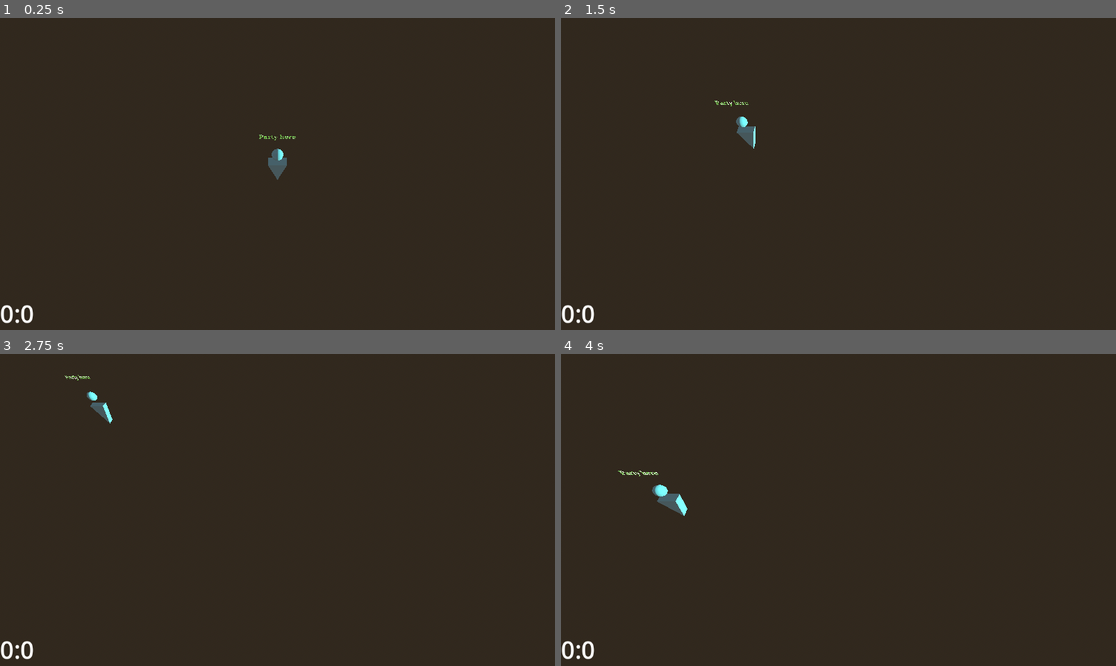
Above: before the commit, frames 1-4 (two rows, left to right).
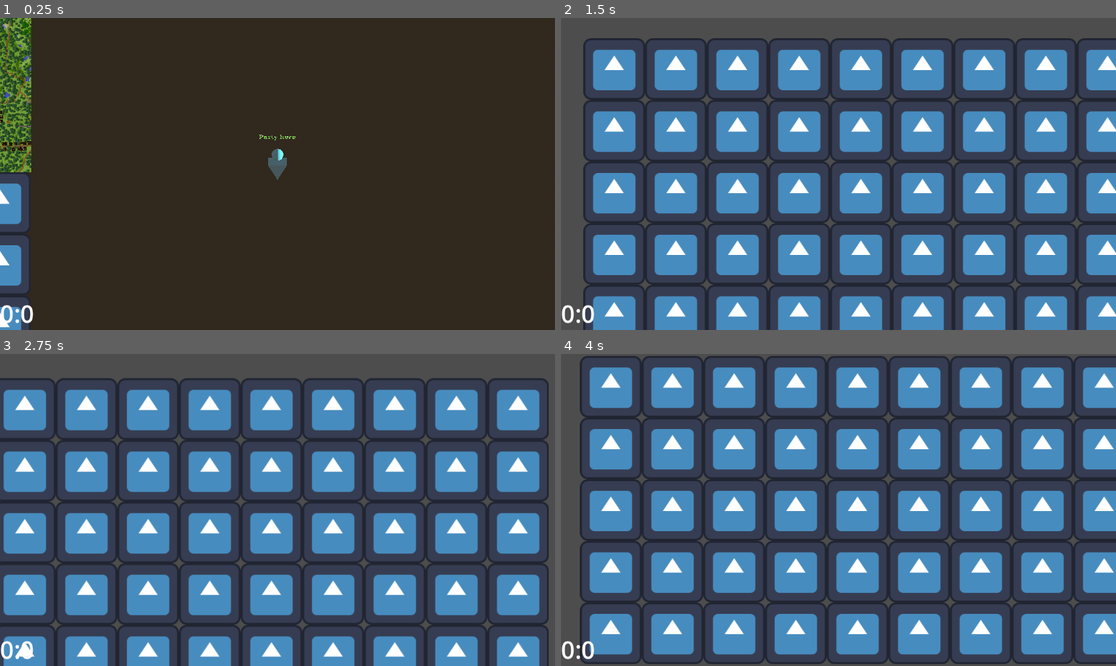
Above: after the commit, the same moments.

Repository: thomascrow01/godot-map
Game: Godot game, scene res://testscene.tscn
The game is run twice, just before and just after one commit, with the same random seed, the same clock (stepped at 60 frames per second) and the same inputs. The engine's default icon, where the game draws it, is replaced by a stand-in: a white triangle on a blue panel in a dark square.
Inputs (mouse positions are in pixels of both pictures, inside the frame that each line leads up to):
- Up to frame 1 (0.25 s): no input
- Up to frame 2 (1.5 s): tap Enter at 0.5 s; move the mouse to (960, 158) at 0.52 s; hold D (right) 0.53-1.28 s; tap Mouse wheel up (zoom_in) at 0.6 s; click (960, 158) at 0.67 s; tap Mouse wheel down (zoom_out) at 0.8, 1.35 s; move the mouse to (727, 189) at 1.27 s; hold S (down) from 1.28 s (still down); click (727, 189) at 1.42 s
- Up to frame 3 (2.75 s): tap Mouse wheel up (zoom_in) at 1.55 s; move the mouse to (333, 441) at 2.02 s; release S (down) at 2.03 s; press the mouse at (333, 441) at 2.03 s; hold D (right) from 2.03 s (still down); tap Mouse wheel down (zoom_out) at 2.3 s
- Up to frame 4 (4 s): move the mouse to (810, 572) at 2.77 s; release D (right) at 2.78 s; release the mouse at (810, 572) at 2.78 s; hold W (up) 2.78-3.53 s; tap Mouse wheel up (zoom_in) at 2.85 s; click (810, 572) at 2.92 s; move the mouse to (1005, 556) at 3.52 s; hold A (left) from 3.53 s (still down); tap Mouse wheel down (zoom_out) at 3.6 s; click (1005, 556) at 3.67 s

The runs differ from the first frame. In frame 1, 5.1% of the frame differs, in the area x 0-6%, y 0-100%; in frame 2, 91%; in frame 3, 92%, in the area x 0-100%, y 0-100%; in frame 4, 91%.

Commit message:
messing with more 2d

Diff:
--- /dev/null
+++ b/dndmap-godot/scenes/enviroment_prefabs/square_ground.tres
@@ -0,0 +1,11 @@
+[gd_resource type="BoxMesh" load_steps=3 format=3 uid="uid://cowai8g8wy81f"]
+
+[sub_resource type="PlaceholderTexture2D" id="PlaceholderTexture2D_se24r"]
+
+[sub_resource type="StandardMaterial3D" id="StandardMaterial3D_iop3c"]
+albedo_color = Color(0, 0, 0, 1)
+normal_texture = SubResource("PlaceholderTexture2D_se24r")
+
+[resource]
+material = SubResource("StandardMaterial3D_iop3c")
+size = Vector3(128, 32, 128)
--- a/dndmap-godot/scenes/enviroment_prefabs/square_ground.tscn
+++ b/dndmap-godot/scenes/enviroment_prefabs/square_ground.tscn
@@ -1,14 +1,6 @@
-[gd_scene load_steps=4 format=3 uid="uid://c2pnhcsk3j8r4"]
+[gd_scene load_steps=2 format=3 uid="uid://c2pnhcsk3j8r4"]
 
-[sub_resource type="PlaceholderTexture2D" id="PlaceholderTexture2D_se24r"]
-
-[sub_resource type="StandardMaterial3D" id="StandardMaterial3D_iop3c"]
-albedo_color = Color(0, 0, 0, 1)
-normal_texture = SubResource("PlaceholderTexture2D_se24r")
-
-[sub_resource type="BoxMesh" id="BoxMesh_j8njj"]
-material = SubResource("StandardMaterial3D_iop3c")
-size = Vector3(128, 32, 128)
+[ext_resource type="BoxMesh" uid="uid://cowai8g8wy81f" path="res://scenes/enviroment_prefabs/square_ground.tres" id="1_iop3c"]
 
 [node name="SquareGround" type="MeshInstance3D"]
-mesh = SubResource("BoxMesh_j8njj")
+mesh = ExtResource("1_iop3c")
--- a/dndmap-godot/scripts/camera_pivot.gd
+++ b/dndmap-godot/scripts/camera_pivot.gd
@@ -3,6 +3,7 @@
 #created: 10.08.2025
 
 @onready var cam2d: Camera2D = get_node_or_null("Camera2D")
+@onready var cam3d: Camera3D = get_node_or_null("Camera3D")
 
 
 # Called when the node enters the scene tree for the first time.
@@ -17,4 +18,14 @@
 	var movement = Input.get_vector("left", "right", "up", "down")
 
 	position = position + Vector3(movement.x, 0.0, movement.y) * 7.5
-	cam2d.position += movement * 5.0
+	cam2d.position += movement * 7.5
+
+func _input(event: InputEvent) -> void:
+	if event.is_action("zoom_in"):
+		cam3d.make_current()
+		cam2d.enabled = false
+		return
+	if event.is_action("zoom_out"):
+		cam2d.enabled = true
+		cam3d.clear_current()
+		return
--- a/dndmap-godot/scripts/tile.gd
+++ b/dndmap-godot/scripts/tile.gd
@@ -13,7 +13,7 @@
 var collision: CollisionShape3D
 
 @onready var sprite: Sprite2D = get_node_or_null("Sprite2D")
-@onready var collider_2d: CollisionShape2D = get_node_or_null("CollisionShape2D")
+@onready var collider_2d: CollisionObject2D = get_node_or_null("Area2D")
 @onready var screen_notifier_2d: VisibleOnScreenNotifier2D = get_node_or_null("VisibleOnScreenNotifier2D")
 
 @export var terrain: Array[String] ## Used for deciding how tough it is to travel
@@ -47,6 +47,7 @@
 		screen_notifier_2d = VisibleOnScreenNotifier2D.new()
 		sprite.add_child(screen_notifier_2d)
 		screen_notifier_2d.screen_entered.connect(_load_visuals_2d)
+		screen_notifier_2d.screen_exited.connect(_unload_sprite)
 
 
 	if tile_resource and tile_resource.location:
@@ -93,15 +94,20 @@
 		collision.shape = box_shape
 
 	if !collider_2d:
-		collider_2d = CollisionShape2D.new()
+
+		collider_2d = Area2D.new()
 		sprite.add_child(collider_2d)
-		# TODO look at methods and such from this
 
+		var collision_2d = CollisionShape2D.new()
+		collider_2d.add_child(collision_2d)
+		collision_2d.shape = RectangleShape2D.new()
+		collision_2d.shape.size = Vector2(128.0,128.0)
 
 
 
 	# TODO signal for mouse_entered, mouse_exited and input_event from collider
 	collider.mouse_entered.connect(mouse_entered)
+	collider_2d.mouse_entered.connect(mouse_entered)
 	fog.visible = !explored
 
 func explore(val: bool) -> void:
@@ -121,6 +127,7 @@
 	if !enviroment:
 		if !tile_resource or !tile_resource.enviroment_link:
 			enviroment = preload("res://scenes/enviroment_prefabs/square_ground.tscn").instantiate()
+			tile_resource.enviroment_link = "res://scenes/enviroment_prefabs/square_ground.tres"
 		elif tile_resource and tile_resource.enviroment_link:
 			enviroment = MeshInstance3D.new()
 
@@ -136,18 +143,26 @@
 		_load_mesh()
 
 func _load_mesh() -> void:
-	enviroment.mesh = load(tile_resource.enviroment_link)
+	if tile_resource.enviroment_link:
+		enviroment.mesh = load(tile_resource.enviroment_link)
+	else:
+		pass
 
 func _load_visuals_2d() -> void:
 	if sprite:
 		_load_sprite()
+	else:
+		sprite.texture = placeholder_sprite
+
+func _unload_sprite() -> void:
+	sprite.texture = null
 
 func _load_sprite() -> void:
-	print(tile_resource.map_link)
+	#print(tile_resource.map_link)
 	if tile_resource.map_link:
 		sprite.texture = load(tile_resource.map_link)
 	else:
-		#sprite.texture = placeholder_sprite
+		sprite.texture = placeholder_sprite
 		pass
 
 func mouse_entered() -> void:
--- a/dndmap-godot/testscene.tscn
+++ b/dndmap-godot/testscene.tscn
@@ -21,6 +21,78 @@
 tiles = Dictionary[Vector2i, ExtResource("3_scc5w")]({})
 default_terrain = ""
 metadata/_custom_type_script = "uid://bh7hqt12wv1lm"
+
+[sub_resource type="SystemFont" id="SystemFont_fy0p5"]
+font_names = PackedStringArray("OpenDyslexic", "Ubuntu", "Sans-Serif")
+
+[sub_resource type="StandardMaterial3D" id="StandardMaterial3D_j8njj"]
+emission_enabled = true
+emission = Color(0.529879, 0.982205, 0, 1)
+emission_energy_multiplier = 0.75
+
+[sub_resource type="TextMesh" id="TextMesh_hkdkl"]
+material = SubResource("StandardMaterial3D_j8njj")
+text = "Party here"
+font = SubResource("SystemFont_fy0p5")
+depth = 0.01
+
+[sub_resource type="Resource" id="Resource_egudy"]
+script = ExtResource("8_j8njj")
+display_name = "Frosh"
+icon_link = ""
+model_link = ""
+metadata/_custom_type_script = "uid://bm73rxjfk5nmm"
+
+[sub_resource type="Resource" id="Resource_01clm"]
+script = ExtResource("8_j8njj")
+display_name = "Grenoi"
+icon_link = ""
+model_link = ""
+metadata/_custom_type_script = "uid://bm73rxjfk5nmm"
+
+[sub_resource type="Resource" id="Resource_gr5bc"]
+script = ExtResource("8_j8njj")
+display_name = "Mildred"
+icon_link = ""
+model_link = ""
+metadata/_custom_type_script = "uid://bm73rxjfk5nmm"
+
+[sub_resource type="Resource" id="Resource_b847t"]
+script = ExtResource("8_j8njj")
+display_name = "Benny"
+icon_link = ""
+model_link = ""
+metadata/_custom_type_script = "uid://bm73rxjfk5nmm"
+
+[sub_resource type="Resource" id="Resource_eg22t"]
+script = ExtResource("9_hkdkl")
+party_name = "Swamp House Rock"
+characters = Array[ExtResource("8_j8njj")]([SubResource("Resource_egudy"), SubResource("Resource_01clm"), SubResource("Resource_gr5bc"), SubResource("Resource_b847t")])
+location = Vector2i(-17, 6)
+explored = Array[Vector2i]([])
+metadata/_custom_type_script = "uid://b3uam1rlkdixt"
+
+[sub_resource type="StandardMaterial3D" id="StandardMaterial3D_hkdkl"]
+albedo_color = Color(0.210174, 0.802478, 0.7935, 1)
+emission_enabled = true
+emission = Color(0.266575, 0.266575, 0.266575, 1)
+
+[sub_resource type="PrismMesh" id="PrismMesh_j8njj"]
+material = SubResource("StandardMaterial3D_hkdkl")
+size = Vector3(0.5, 0.75, 0.25)
+
+[sub_resource type="StandardMaterial3D" id="StandardMaterial3D_egudy"]
+albedo_color = Color(0.210174, 0.802478, 0.7935, 1)
+emission_enabled = true
+emission = Color(0.266575, 0.266575, 0.266575, 1)
+
+[sub_resource type="SphereMesh" id="SphereMesh_hkdkl"]
+material = SubResource("StandardMaterial3D_egudy")
+radius = 0.15
+height = 0.3
+
+[sub_resource type="FogMaterial" id="FogMaterial_j8njj"]
+density = -0.5
 
 [sub_resource type="Resource" id="Resource_ldgie"]
 script = ExtResource("5_egudy")
@@ -205,78 +277,6 @@
 volumetric_fog_length = 2048.0
 volumetric_fog_temporal_reprojection_enabled = false
 
-[sub_resource type="SystemFont" id="SystemFont_fy0p5"]
-font_names = PackedStringArray("OpenDyslexic", "Ubuntu", "Sans-Serif")
-
-[sub_resource type="StandardMaterial3D" id="StandardMaterial3D_j8njj"]
-emission_enabled = true
-emission = Color(0.529879, 0.982205, 0, 1)
-emission_energy_multiplier = 0.75
-
-[sub_resource type="TextMesh" id="TextMesh_hkdkl"]
-material = SubResource("StandardMaterial3D_j8njj")
-text = "Party here"
-font = SubResource("SystemFont_fy0p5")
-depth = 0.01
-
-[sub_resource type="Resource" id="Resource_egudy"]
-script = ExtResource("8_j8njj")
-display_name = "Frosh"
-icon_link = ""
-model_link = ""
-metadata/_custom_type_script = "uid://bm73rxjfk5nmm"
-
-[sub_resource type="Resource" id="Resource_01clm"]
-script = ExtResource("8_j8njj")
-display_name = "Grenoi"
-icon_link = ""
-model_link = ""
-metadata/_custom_type_script = "uid://bm73rxjfk5nmm"
-
-[sub_resource type="Resource" id="Resource_gr5bc"]
-script = ExtResource("8_j8njj")
-display_name = "Mildred"
-icon_link = ""
-model_link = ""
-metadata/_custom_type_script = "uid://bm73rxjfk5nmm"
-
-[sub_resource type="Resource" id="Resource_b847t"]
-script = ExtResource("8_j8njj")
-display_name = "Benny"
-icon_link = ""
-model_link = ""
-metadata/_custom_type_script = "uid://bm73rxjfk5nmm"
-
-[sub_resource type="Resource" id="Resource_eg22t"]
-script = ExtResource("9_hkdkl")
-party_name = "Swamp House Rock"
-characters = Array[ExtResource("8_j8njj")]([SubResource("Resource_egudy"), SubResource("Resource_01clm"), SubResource("Resource_gr5bc"), SubResource("Resource_b847t")])
-location = Vector2i(-17, 6)
-explored = Array[Vector2i]([])
-metadata/_custom_type_script = "uid://b3uam1rlkdixt"
-
-[sub_resource type="StandardMaterial3D" id="StandardMaterial3D_hkdkl"]
-albedo_color = Color(0.210174, 0.802478, 0.7935, 1)
-emission_enabled = true
-emission = Color(0.266575, 0.266575, 0.266575, 1)
-
-[sub_resource type="PrismMesh" id="PrismMesh_j8njj"]
-material = SubResource("StandardMaterial3D_hkdkl")
-size = Vector3(0.5, 0.75, 0.25)
-
-[sub_resource type="StandardMaterial3D" id="StandardMaterial3D_egudy"]
-albedo_color = Color(0.210174, 0.802478, 0.7935, 1)
-emission_enabled = true
-emission = Color(0.266575, 0.266575, 0.266575, 1)
-
-[sub_resource type="SphereMesh" id="SphereMesh_hkdkl"]
-material = SubResource("StandardMaterial3D_egudy")
-radius = 0.15
-height = 0.3
-
-[sub_resource type="FogMaterial" id="FogMaterial_j8njj"]
-density = -0.5
-
 [sub_resource type="SystemFont" id="SystemFont_hkdkl"]
 font_names = PackedStringArray("Z003")
 
@@ -287,34 +287,16 @@
 data = SubResource("Resource_fy0p5")
 metadata/_custom_type_script = "uid://dr6ahwxcixptp"
 
-[node name="TimeWeather" type="Node3D" parent="." node_paths=PackedStringArray("time_label")]
-script = ExtResource("4_hkdkl")
-time_label = NodePath("../UI/HBoxContainer/Time")
-date_time = SubResource("Resource_ldgie")
-
-[node name="DayCycle" type="AnimationPlayer" parent="TimeWeather"]
-root_node = NodePath("../DirectionalLight3D")
-libraries = {
-&"": SubResource("AnimationLibrary_scc5w")
-}
-
-[node name="DirectionalLight3D" type="DirectionalLight3D" parent="TimeWeather"]
-transform = Transform3D(-3.61999e-06, 0, 1, 0, 1, 0, -1, 0, -3.61999e-06, 0, 0, 0)
-shadow_enabled = true
-script = ExtResource("5_scc5w")
-
-[node name="WorldEnvironment" type="WorldEnvironment" parent="TimeWeather"]
-environment = SubResource("Environment_b56k5")
-
 [node name="CameraPivot" type="Node3D" parent="."]
 transform = Transform3D(1, 0, 0, 0, 0.540242, 0.84151, 0, -0.84151, 0.540242, 0, 0, 0)
 script = ExtResource("4_asog6")
 
 [node name="Camera3D" type="Camera3D" parent="CameraPivot"]
 transform = Transform3D(1, 0, 0, 0, 1, 2.98023e-08, 0, -2.98023e-08, 1, 7.62939e-06, -63.3049, 351.713)
+current = true
 
 [node name="Camera2D" type="Camera2D" parent="CameraPivot"]
-anchor_mode = 0
+enabled = false
 
 [node name="Party" type="MeshInstance3D" parent="." node_paths=PackedStringArray("time_system")]
 transform = Transform3D(75, 0, 0, 0, 75, 0, 0, 0, 75, 0, 181.133, 0)
@@ -336,6 +318,25 @@
 size = Vector3(5, 3, 5)
 shape = 2
 material = SubResource("FogMaterial_j8njj")
+
+[node name="TimeWeather" type="Node3D" parent="." node_paths=PackedStringArray("time_label")]
+script = ExtResource("4_hkdkl")
+time_label = NodePath("../UI/HBoxContainer/Time")
+date_time = SubResource("Resource_ldgie")
+
+[node name="DayCycle" type="AnimationPlayer" parent="TimeWeather"]
+root_node = NodePath("../DirectionalLight3D")
+libraries = {
+&"": SubResource("AnimationLibrary_scc5w")
+}
+
+[node name="DirectionalLight3D" type="DirectionalLight3D" parent="TimeWeather"]
+transform = Transform3D(-3.61999e-06, 0, 1, 0, 1, 0, -1, 0, -3.61999e-06, 0, 0, 0)
+shadow_enabled = true
+script = ExtResource("5_scc5w")
+
+[node name="WorldEnvironment" type="WorldEnvironment" parent="TimeWeather"]
+environment = SubResource("Environment_b56k5")
 
 [node name="UI" type="CanvasLayer" parent="."]
 
Not shown, changed: mineways-models.sh
